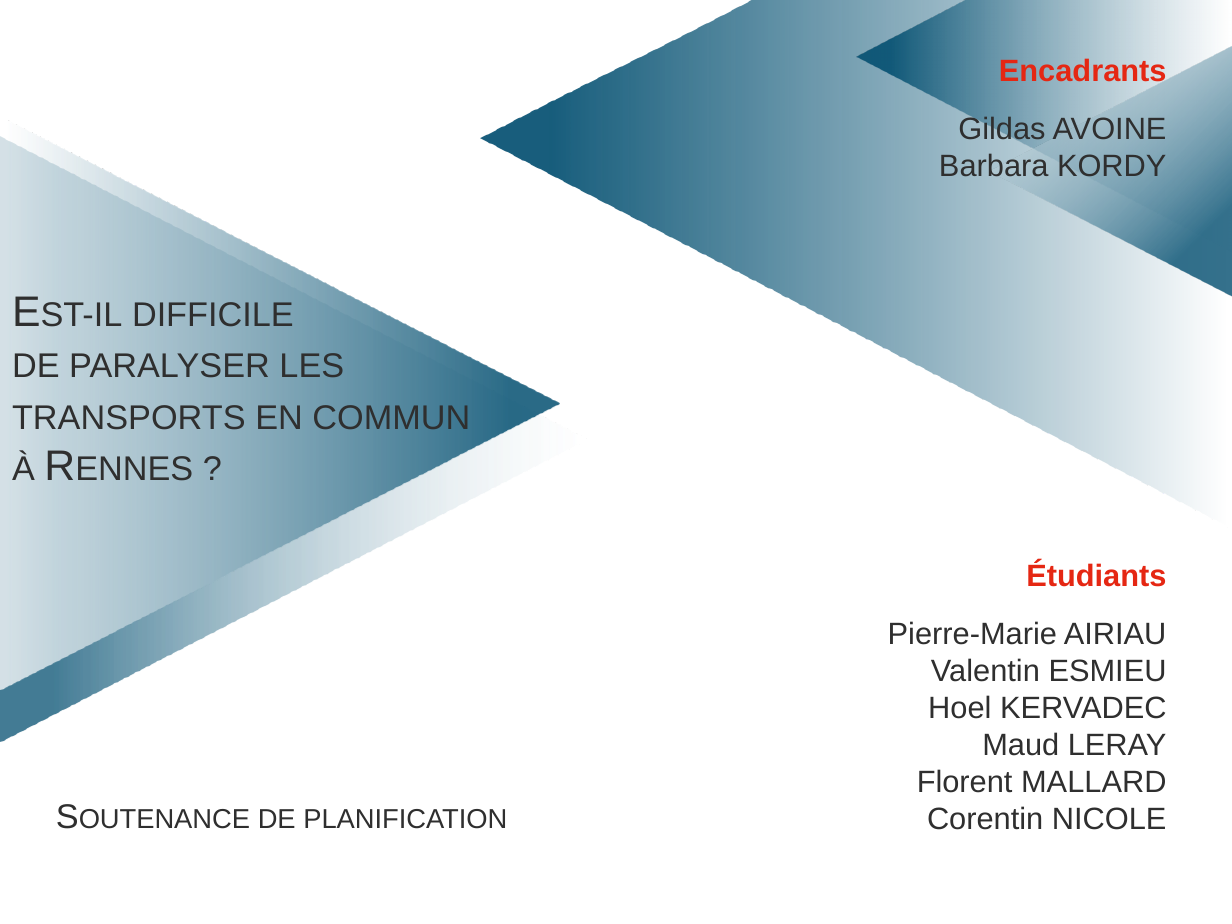
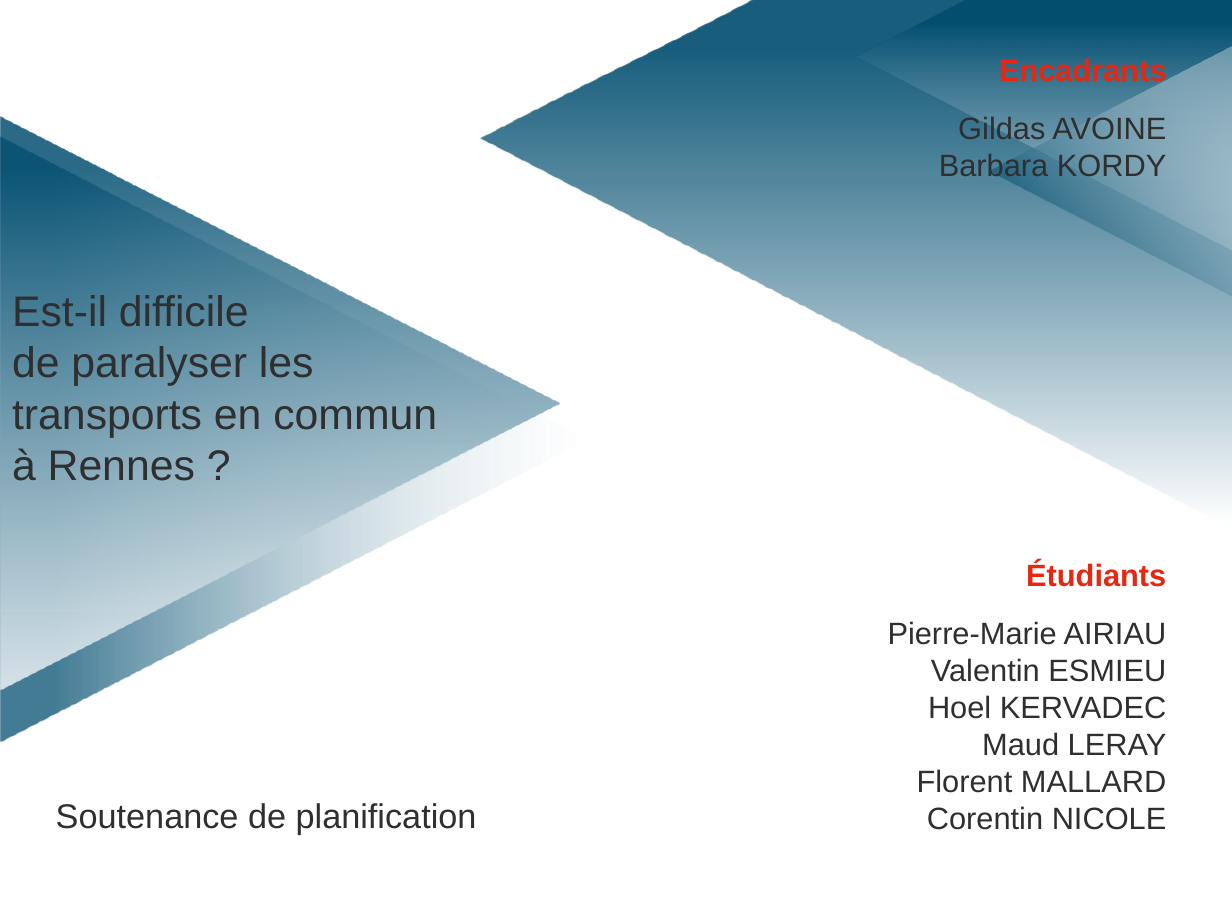
Before and after one commit to HKervadec/korrigolo, a slide deck: slide 1 of soutenances/planification/soutenance_planification.pptx. Drawn at 1232x924 pixels with LibreOffice and Linux fonts; fonts in the diff are those of the drawing; background and template pictures are left out. Boxes give left, top, right and bottom in pixels: in the first picture for what was removed or moved away, otherwise in the second. Text is boxed around its words. In the diff, an @@ line names an element or a change of style, - is before the commit and + after.

```diff
--- a/soutenances/planification/soutenance_planification.pptx
+++ b/soutenances/planification/soutenance_planification.pptx
@@ freeform shape at box(837, 0, 1232, 181): fill gradient #FFFFFF to #004D6F to gradient #FFFFFF to #9BBB59; outline redrawn @@
@@ outline redrawn in 3 elements at box(1108, 1, 1231, 73), box(480, 0, 1232, 528), box(857, 0, 1232, 252) @@
@@ proportions changed in 4 elements at box(1, 136, 587, 741), box(1140, 6, 1232, 89), box(989, 44, 1232, 297), box(1, 116, 560, 689) @@
@@ text "Gildas AVOINE" at box(939, 117, 1166, 176): text colour #302F2F to #2F2F2F @@
@@ text "Est-il difficile" at box(12, 295, 437, 481): text colour #302F2F to #2F2F2F, small capitals off @@
@@ text "Pierre-Marie AIRIAU" at box(888, 621, 1167, 830): text colour #302F2F to #2F2F2F @@
@@ text "Soutenance de planification" at box(56, 803, 477, 835): text colour #302F2F to #2F2F2F, small capitals off; less space between paragraphs @@
```
Also in this commit, not shown: 21 other slides changed, 1 slide added, 1 slide removed, 2 other files.
